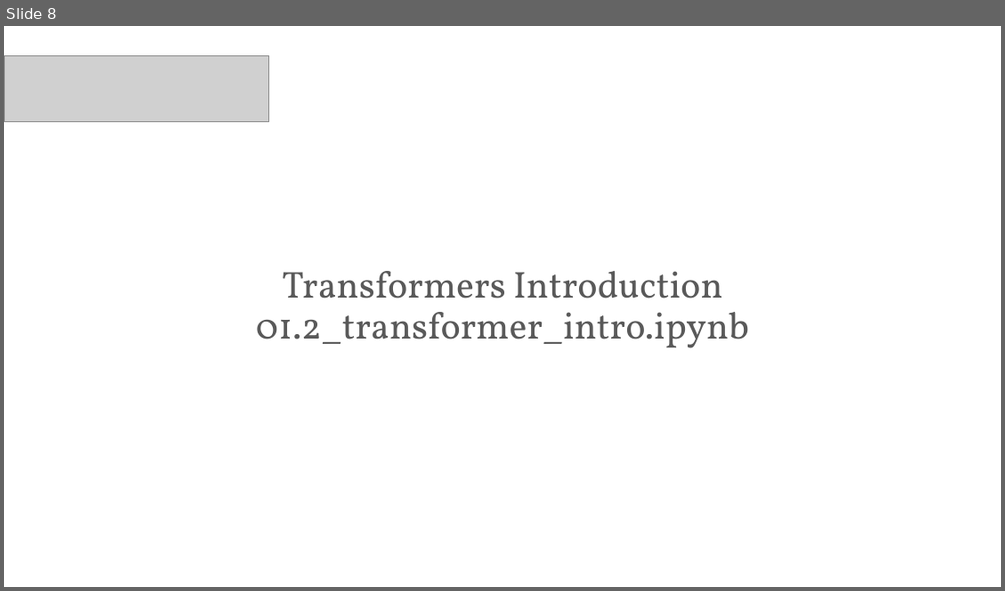
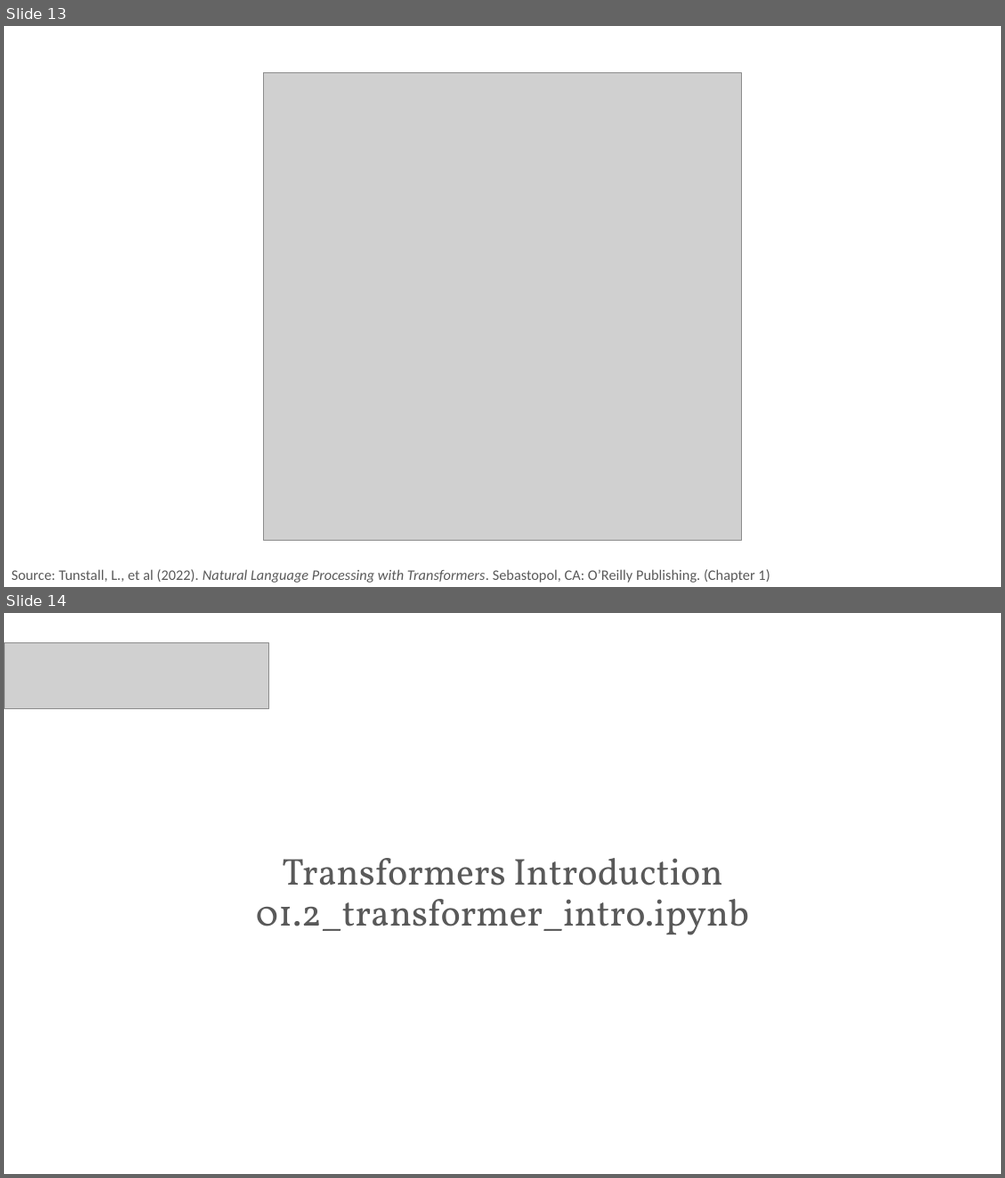
Before and after one commit to PracticumAI/transformers, a slide deck: presentations/01_transformers_intro.pptx. Shown one above the other, each under a label of ours: slide 8 before the commit, slides 13 and 14 after it. The pictures are 1005x591 and 1005x1178 pixels, drawn with LibreOffice and Linux fonts; fonts in the diff are those of the drawing; grey boxes stand for pictures. Boxes give left, top, right and bottom in pixels: in the first picture for what was removed or moved away, otherwise in the second. Text is boxed around its words. In the diff, an @@ line names an element or a change of style, - is before the commit and + after.

```diff
--- a/presentations/01_transformers_intro.pptx
+++ b/presentations/01_transformers_intro.pptx
@@ slide 13 added at [4, 26, 1001, 587], background #FFFFFF @@
@@ picture added at [264, 72, 741, 540] @@
@@ text added at [11, 569, 769, 582], 14 pt, text #595959 @@
+Source: Tunstall, L., et al (2022). Natural Language Processing with Transformers. Sebastopol, CA: O’Reilly Publishing. (Chapter 1)
@@ what was slide 8 is now slide 14 @@
```
Also in this commit, not shown: 4 slides changed, 6 other slides added, 2 slides removed, 1 other file.
